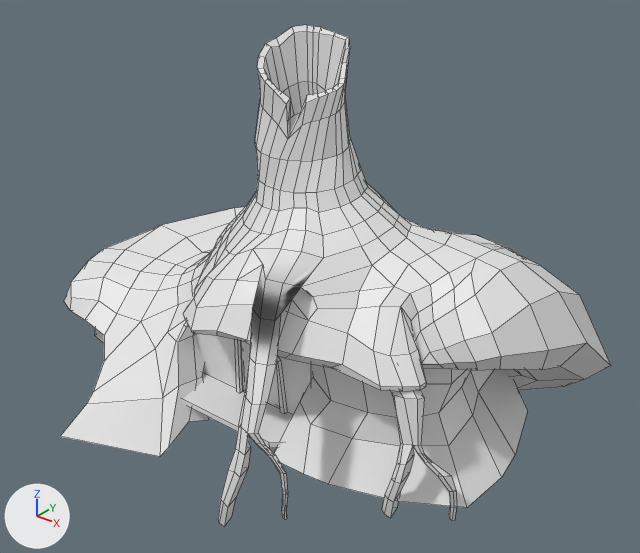
The FBX model FGJ19/Assets/Art/Models/shrek_house_01.fbx: old version first, new version second.
Rendered twice from a 50 mm lens placed at (24.0, -28.1, 23.3), pointed at (0.8, 0.9, 5.3). The axes (+X, +Y, +Z) are drawn at lower left. The lights are the same throughout. Mesh edges are drawn as thin lines. Where no turn or scale is listed for an object, it has been applied to the vertices.

The first picture shows 'base', 'trunk'.
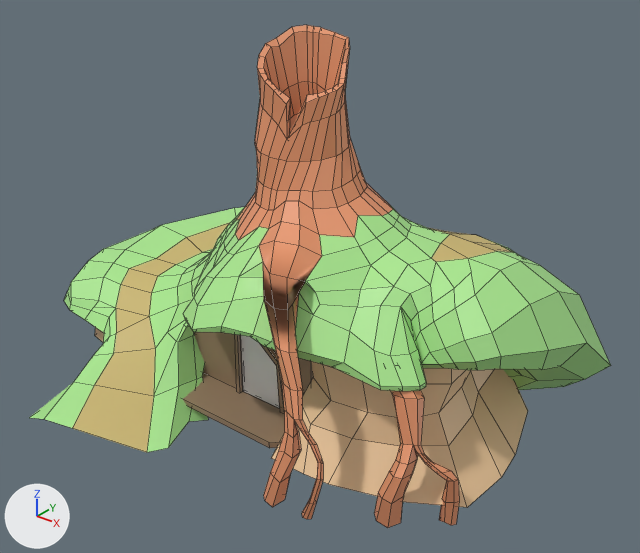
Where the newer file only moved an object's origin or applied its transform, the numbers keep the older frame.

The change, as a diff of the scene's bpy script:
```diff
--- a/FGJ19/Assets/Art/Models/shrek_house_01.fbx.py
+++ b/FGJ19/Assets/Art/Models/shrek_house_01.fbx.py
@@ mat_base @@
+mat_base = principled_material('Base')
+mat_base.base_color = (0.841, 0.569, 0.324)  # beige #ecc79a
@@ mat_grass @@
+mat_grass = principled_material('Grass')
+mat_grass.base_color = (0.398, 0.8, 0.274)  # green #a9e78f
@@ mat_trunk @@
+mat_trunk = principled_material('Trunk')
+mat_trunk.base_color = (0.8, 0.311, 0.154)  # orange #e7976d
@@ mat_wood @@
+mat_wood = principled_material('Wood')
+mat_wood.base_color = (0.296, 0.199, 0.121)  # brown #947b62
@@ mat_path @@
+mat_path = principled_material('Path')
+mat_path.base_color = (0.593, 0.466, 0.164)  # yellow #cab671
@@ me_cylinder @@
 # used by ob_trunk; location = (0.0, 0.0, 0.0)
-me_cylinder.from_pydata(...)  # 750 vertices, 701 faces; spans x -14.9..13.0, y -10.1..11.9, z -1.2..16.6
+me_cylinder.from_pydata(...)  # 785 vertices, 737 faces; spans x -14.9..13.0, y -10.1..11.9, z -1.5..16.6
+# me_cylinder part 1: 222 vertices moved from x -3.2..10.9, y -9.4..4.1, z -1.2..11.6 to x -3.5..11.0, y -7.6..4.4, z -1.5..11.6; 18 vertices removed from x -3.5..8.1, y -9.3..3.0, z -0.8..9.4; 37 vertices added at x -3.1..10.5, y -7.5..2.9, z -1.4..8.8
+# me_cylinder part 2: 9 vertices moved from x -9.6..-1.2, y -7.8..-0.8, z -0.8..3.4 to x -10.3..-1.8, y -8.0..-0.9, z -0.8..3.2; 4 vertices removed from x -9.1..-5.1, y -10.1..-3.3, z -0.5..1.8; 20 vertices added at x -14.5..-5.4, y -10.1..3.4, z -0.5..2.7
+# me_cylinder part 3: 281 faces spanning x -14.9..13.0, y -8.0..11.9, z -1.2..9.5 switch from no material to mat_grass (green #a9e78f)
+# me_cylinder part 4: 311 faces spanning x -3.1..11.0, y -7.6..4.2, z -1.5..16.6 switch from no material to mat_trunk (orange #e7976d)
+# me_cylinder part 5: 13 faces spanning x -10.3..9.1, y -2.2..8.9, z 2.8..8.5 switch from no material to mat_path (yellow #cab671)
+# me_cylinder part 6: 32 faces spanning x -4.5..4.7, y -5.6..-2.2, z -0.2..7.3 switch from no material to mat_wood (brown #947b62)
@@ me_cylinder_002 @@
 me_cylinder_002.from_pydata(...)  # 63 vertices, 39 faces; spans x -12.8..11.5, y -5.2..10.3, z -0.5..6.5
+me_cylinder_002.materials.append(mat_base)  # beige #ecc79a
```

Changed parts and their boxes [x1, y1, x2, y2] in the pictures (640 x 553 px; the box of a moved part takes in the faces that stretch with it):
'trunk', reshaped
    before: [60, 25, 611, 526]
    after: [29, 25, 611, 528]
'base', recoloured (grey to beige)
    both: [95, 328, 528, 508]
part 1 of me_cylinder, moved or reshaped
    before: [183, 114, 500, 526]
    after: [183, 114, 500, 528]
part 2 of me_cylinder, built on
    before: [60, 250, 187, 457]
    after: [29, 250, 187, 452]
part 3 of me_cylinder, recoloured (white to green)
    both: [71, 207, 611, 447]
part 4 of me_cylinder, recoloured (grey to orange)
    both: [255, 25, 431, 463]
part 5 of me_cylinder, recoloured (white to yellow)
    both: [156, 222, 498, 264]
part 6 of me_cylinder, recoloured (grey to brown)
    both: [183, 333, 313, 448]
'door', unchanged, uncovered by the edit
    before: [241, 341, 279, 408]
    after: [241, 335, 279, 408]
